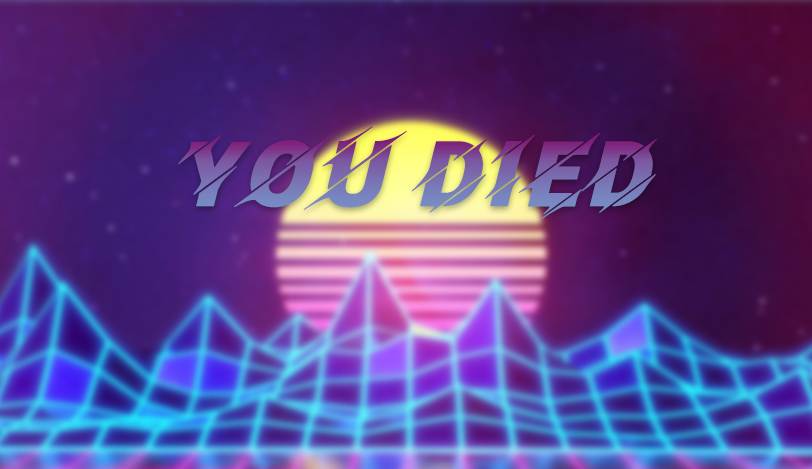
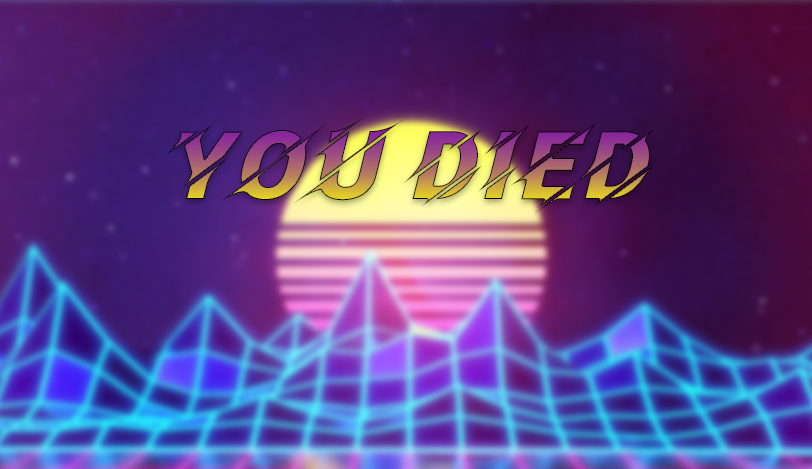
Layered file, before and after one edit (812 x 469). Changes by layer:
painted on "You Died" over box(166, 115, 657, 219)
